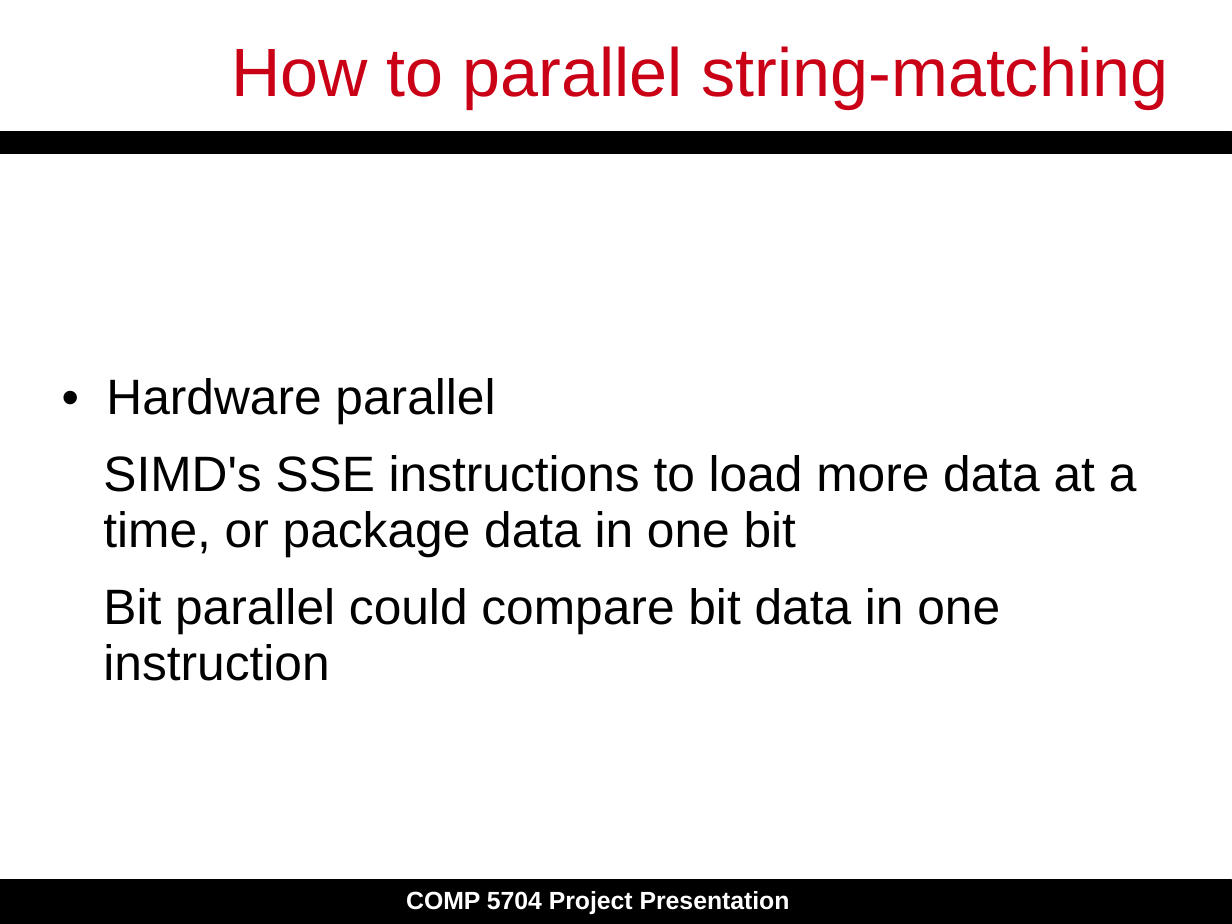
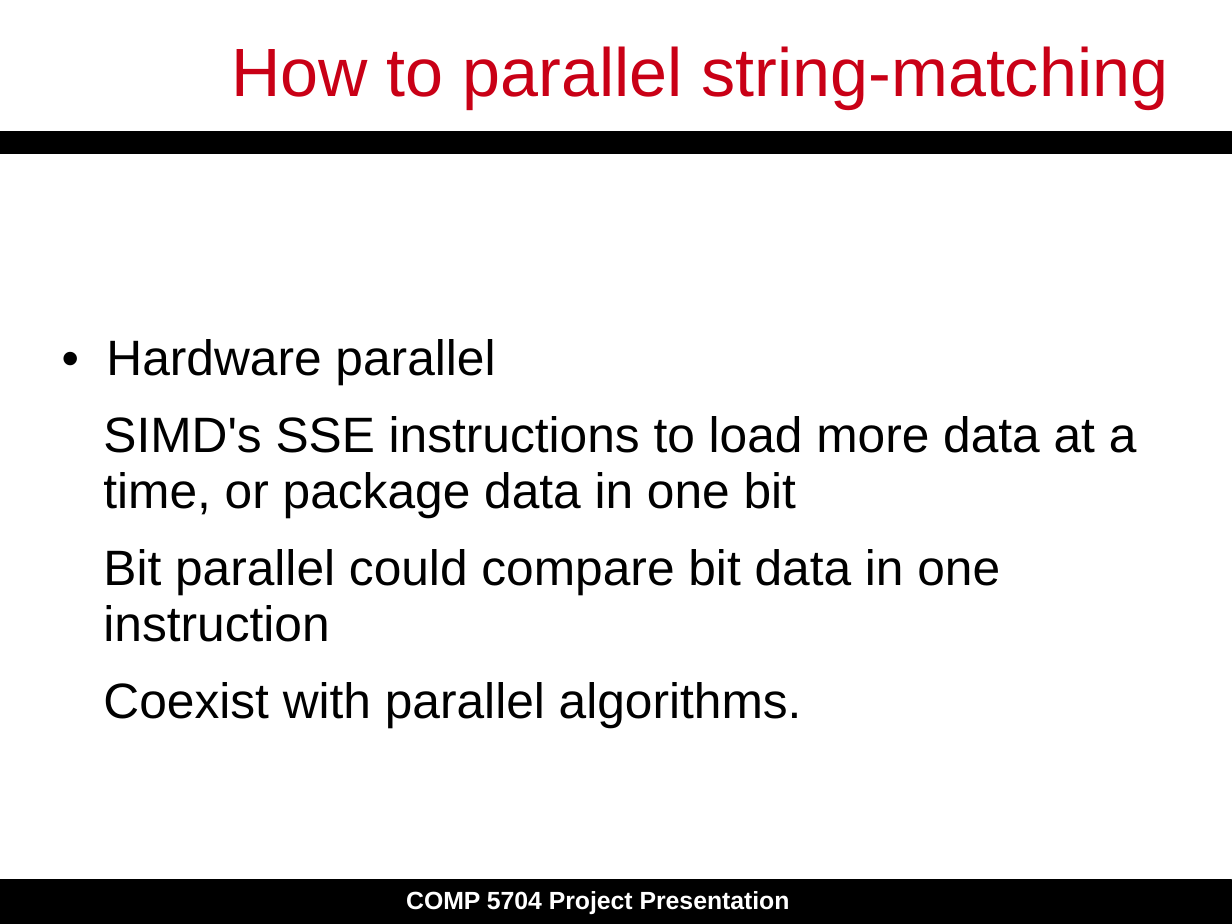
Before and after one commit to dengyull/COMP5704-project, a slide deck: slide 8 of Final_Presentation.pptx. Drawn at 1232x924 pixels with LibreOffice and Linux fonts; fonts in the diff are those of the drawing. Boxes give left, top, right and bottom in pixels: in the first picture for what was removed or moved away, otherwise in the second. Text is boxed around its words. In the diff, an @@ line names an element or a change of style, - is before the commit and + after.

```diff
--- a/Final_Presentation.pptx
+++ b/Final_Presentation.pptx
@@ text at (103, 682, 802, 728): paragraph added @@
+Coexist with parallel algorithms.
```
Also in this commit, not shown: 8 other slides changed.
